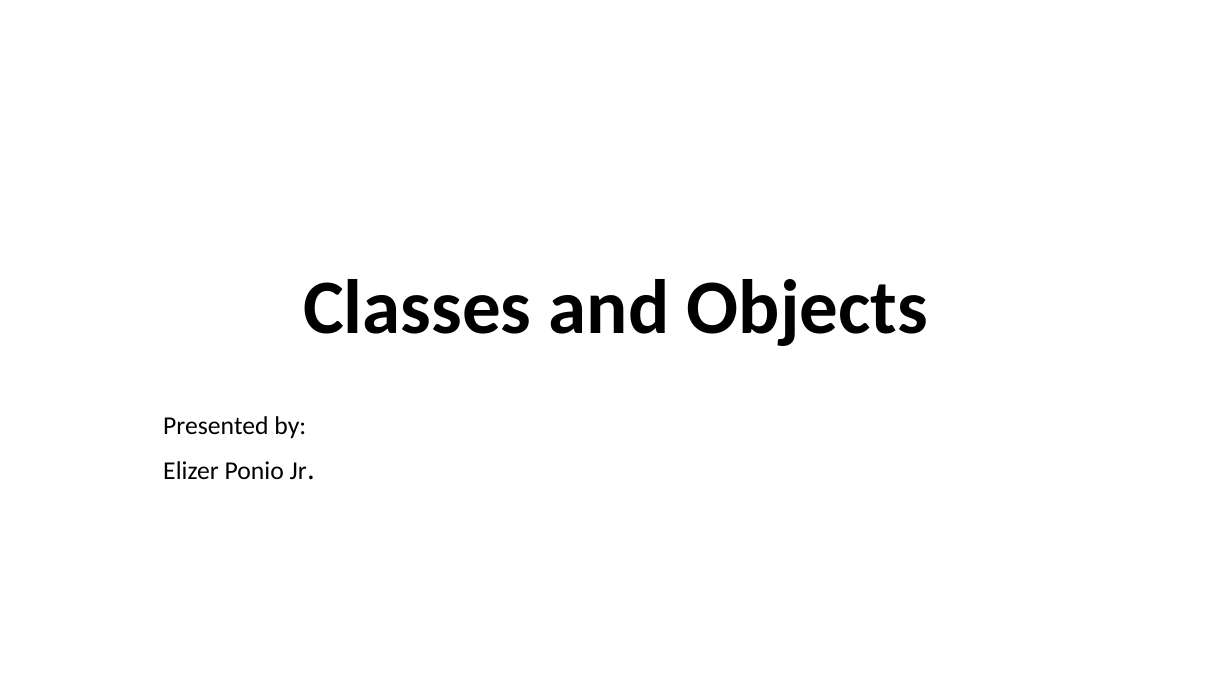
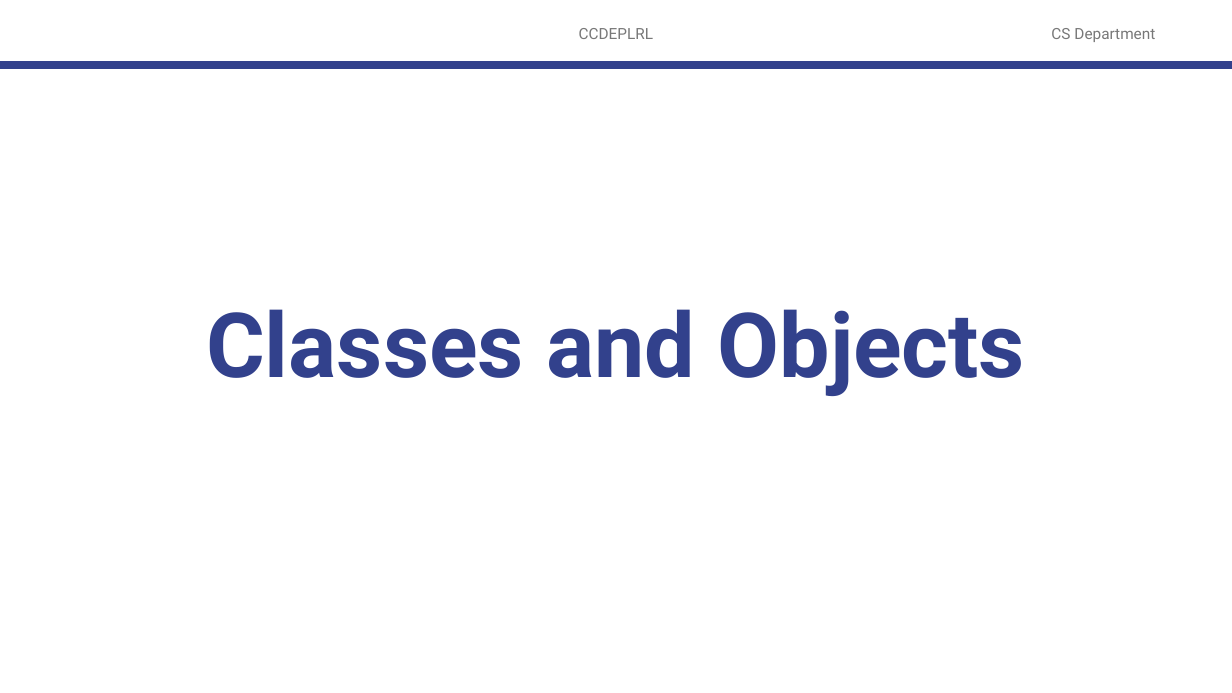
Before and after one commit to robitussin/CCOBJPGL, a slide deck: slide 1 of 1 - Fundamentals of Object Oriented Programming/classes_and_objects/Classes and Objects.pptx. Drawn at 1232x693 pixels with LibreOffice and Linux fonts; fonts in the diff are those of the drawing; background and template pictures are left out. Boxes give left, top, right and bottom in pixels: in the first picture for what was removed or moved away, otherwise in the second. Text is boxed around its words. In the diff, an @@ line names an element or a change of style, - is before the commit and + after.

```diff
--- a/1 - Fundamentals of Object Oriented Programming/classes_and_objects/Classes and Objects.pptx
+++ b/1 - Fundamentals of Object Oriented Programming/classes_and_objects/Classes and Objects.pptx
@@ text added at bbox=[579, 28, 654, 39], 12 pt, text #797979 @@
+CCDEPLRL
@@ text added at bbox=[1051, 28, 1155, 42], 12 pt, text #797979 @@
+CS Department
@@ line added from (0, 65) to (1232, 65), #32418C 6 pt @@
@@ title "Classes and Objects": place and size @@
-title "Classes and Objects" at bbox=[303, 279, 928, 346]
+title "Classes and Objects" at bbox=[206, 309, 1026, 396]
@@ title "Classes and Objects" at bbox=[206, 309, 1026, 396]: size 60 to 70 pt, font Calibri to Roboto, text colour #000000 to #32418C @@
@@ subtitle removed at bbox=[163, 416, 307, 479] @@
-Presented by:
-Elizer Ponio Jr.
```
Also in this commit, not shown: 5 other slides changed, 1 slide added, 2 other files.
